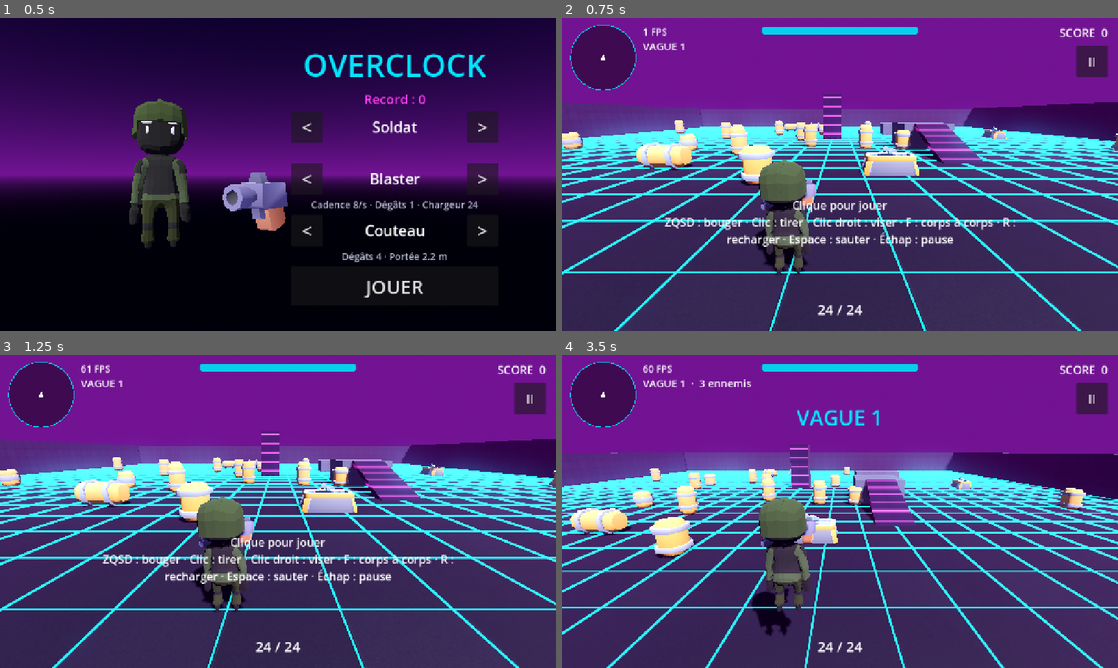
Above: before the commit, frames 1-4 (two rows, left to right).
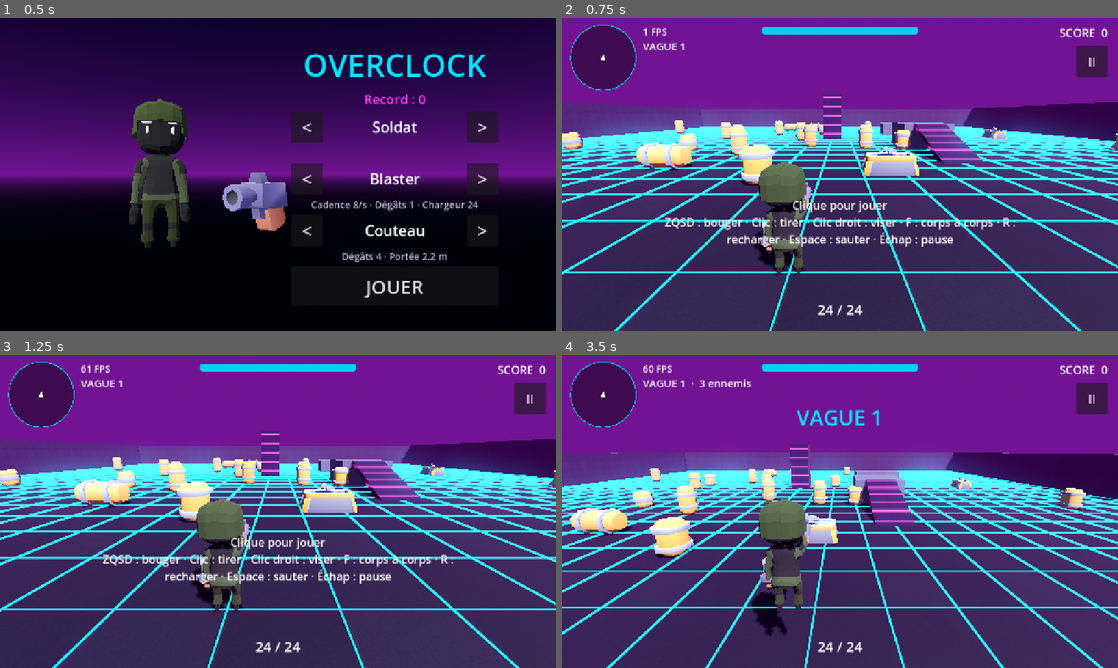
Above: after the commit, the same moments.

Repository: mariusortiz/overclock
Game: Godot game, scene res://scenes/menu.tscn
The game is run twice, just before and just after one commit, with the same random seed, the same clock (stepped at 60 frames per second) and the same inputs.
Inputs (mouse positions are in pixels of both pictures, inside the frame that each line leads up to):
- Up to frame 1 (0.5 s): no input
- Up to frame 2 (0.75 s): click "JOUER" at 0.5 s
- Up to frame 3 (1.25 s): no input
- Up to frame 4 (3.5 s): click "II" at 1.25 s; click "REPRENDRE" at 2 s; tap Enter at 2.75 s; move the mouse to (962, 495) at 2.77 s; hold D (move_right) from 2.78 s (still down); tap F (melee) at 2.85 s; click (962, 495) at 2.92 s; tap Space (jump) at 3.02 s

Frame 1 is identical in both runs. In frame 2, 0.8% of the frame differs, in the area x 34-46%, y 45-82%; in frame 3, 0.8%; in frame 4, 1.0%, in the area x 34-46%, y 45-88%.

Commit message:
Weapons held in hand, spear and mace
- Guns and melee weapons follow the character's hand bones while still
  pointing where the owner aims; standing characters hold an aiming pose
- Spear: long narrow thrust that pierces enemies in a line
- Mace: knocks the enemy back and stuns it briefly (bosses are immune)

Co-Authored-By: Claude Fable 5.2 <noreply@anthropic.com>
Claude-Session: https://claude.ai/code/session_01TMrhLU8C9hMQ3DU14F1G1z

Diff:
--- a/project.godot
+++ b/project.godot
@@ -6,7 +6,7 @@
 [application]
 
 config/name="Overclock"
-config/version="0.12.0"
+config/version="0.13.0"
 run/main_scene="res://scenes/menu.tscn"
 config/features=PackedStringArray("4.5", "Mobile")
 config/icon="res://icon.svg"
--- a/scripts/boss.gd
+++ b/scripts/boss.gd
@@ -51,10 +51,16 @@
 	super()
 	# Monsters fight bare-handed.
 	$Visual/Gun.visible = false
+	_aim_animation = &"idle"
 	if kind == Kind.BRUTE:
 		_attack_animation = &"melee"
 	if kind == Kind.SUMMONER:
 		_shield = _create_shield()
+
+
+## Bosses are too heavy to be pushed around.
+func knockback(_direction: Vector3, _strength: float) -> void:
+	pass
 
 
 func take_damage(amount: int) -> void:
--- a/scripts/character_model.gd
+++ b/scripts/character_model.gd
@@ -11,6 +11,8 @@
 	&"idle": ["Idle", "Flying"],
 	&"walk": ["Walk", "Running", "Flying"],
 	&"shoot": ["Shoot_OneHanded", "Attack"],
+	# Same animation as "shoot", frozen on its first frame: arm stretched out.
+	&"aim": ["Shoot_OneHanded"],
 	&"melee": ["Punch", "Attack2", "Attack"],
 	&"die": ["Defeat", "Death"],
 }
@@ -50,7 +52,22 @@
 	elif _current_action == action:
 		return
 	_current_action = action
-	_animation_player.play(_animations[action], 0.15, speed)
+	if action == &"aim":
+		_animation_player.play(_animations[action], 0.0, 0.0)
+	else:
+		_animation_player.play(_animations[action], 0.15, speed)
+
+
+## Returns a node that follows a bone (for example "Fist.R"), or null if the
+## model has no such bone.
+func get_attachment(bone_name: String) -> Node3D:
+	var skeleton: Skeleton3D = find_child("Skeleton3D", true, false)
+	if skeleton == null or skeleton.find_bone(bone_name) == -1:
+		return null
+	var attachment := BoneAttachment3D.new()
+	attachment.bone_name = bone_name
+	skeleton.add_child(attachment)
+	return attachment
 
 
 func _find_animation(suffix: String) -> StringName:
--- a/scripts/enemy.gd
+++ b/scripts/enemy.gd
@@ -49,6 +49,9 @@
 var _model: CharacterModel
 var _base_scale := Vector3.ONE
 var _attack_animation := &"shoot"
+var _aim_animation := &"aim"
+var _hand: Node3D
+var _stun_left := 0.0
 var _tween: Tween
 var _gravity: float = ProjectSettings.get_setting("physics/3d/default_gravity")
 
@@ -56,6 +59,7 @@
 @onready var _visual: Node3D = $Visual
 @onready var _model_pivot: Node3D = $Visual/ModelPivot
 @onready var _muzzle: Marker3D = $Visual/Muzzle
+@onready var _gun: Node3D = $Visual/Gun
 @onready var _status_orb: MeshInstance3D = $Visual/StatusOrb
 @onready var _shot_sound: AudioStreamPlayer3D = $ShotSound
 @onready var _death_sound: AudioStreamPlayer3D = $DeathSound
@@ -71,6 +75,7 @@
 	_model.target_height = model_height
 	_model.hover_height = model_hover
 	_model_pivot.add_child(_model)
+	_hand = _model.get_attachment("Fist.R")
 	_fire_cooldown = fire_interval
 	_status_material.emission_enabled = true
 	_status_material.emission_energy_multiplier = 2.0
@@ -96,6 +101,15 @@
 		_scale_visual_to(_base_scale, 0.12)
 
 
+## Mace: thrown back, and unable to act for a moment.
+func knockback(direction: Vector3, strength: float) -> void:
+	if _dead:
+		return
+	velocity.x = direction.x * strength
+	velocity.z = direction.z * strength
+	_stun_left = 0.35
+
+
 ## Fire perk: takes `damage_per_tick` twice a second for a few seconds.
 func ignite(damage_per_tick: int) -> void:
 	_burn_left = BURN_DURATION
@@ -136,6 +150,7 @@
 		var to_player := _player.global_position - global_position
 		_face(to_player, delta)
 		if to_player.length() <= attack_range and _has_line_of_sight():
+			animation = _aim_animation
 			_fire_cooldown -= delta * slow
 			if _fire_cooldown <= 0.0:
 				_shoot()
@@ -149,9 +164,17 @@
 	if not _dead and _shoot_animation_left <= 0.0:
 		_model.play(animation)
 
-	velocity.x = move_toward(velocity.x, wanted.x, acceleration * delta)
-	velocity.z = move_toward(velocity.z, wanted.z, acceleration * delta)
+	# While knocked back, the enemy slides to a stop instead of steering.
+	_stun_left -= delta
+	var target_velocity := Vector3.ZERO if _stun_left > 0.0 else wanted
+	velocity.x = move_toward(velocity.x, target_velocity.x, acceleration * delta)
+	velocity.z = move_toward(velocity.z, target_velocity.z, acceleration * delta)
 	move_and_slide()
+
+	# The gun sits in the hand but keeps pointing forward.
+	if _hand:
+		_gun.global_position = _hand.global_position
+		_muzzle.global_position = _gun.global_position - global_basis.z * 0.5 + Vector3.UP * 0.2
 
 
 func _face(to_player: Vector3, delta: float) -> void:
--- a/scripts/loadout.gd
+++ b/scripts/loadout.gd
@@ -54,12 +54,24 @@
 	{
 		"id": "knife", "name": "Couteau", "unlock": 0,
 		"model": "res://assets/models/characters/weapon-sword.glb", "scale": 1.3,
-		"damage": 4, "range": 2.2, "cooldown": 0.5, "sweep": false,
+		"damage": 4, "range": 2.2, "cooldown": 0.5, "sweep": false, "cone": 70.0, "knockback": 0.0,
+	},
+	{
+		# Long thrust that pierces every enemy lined up in front.
+		"id": "spear", "name": "Lance", "unlock": 2000,
+		"model": "res://assets/models/characters/weapon-spear.glb", "scale": 3.6,
+		"damage": 6, "range": 4.5, "cooldown": 0.8, "sweep": true, "cone": 18.0, "knockback": 0.0,
 	},
 	{
 		"id": "axe", "name": "Hache", "unlock": 3000,
 		"model": "res://assets/models/melee/tool-axe-upgraded.glb", "scale": 3.2,
-		"damage": 10, "range": 2.6, "cooldown": 1.1, "sweep": true,
+		"damage": 10, "range": 2.6, "cooldown": 1.1, "sweep": true, "cone": 70.0, "knockback": 0.0,
+	},
+	{
+		# Sends the enemy flying backward.
+		"id": "mace", "name": "Masse", "unlock": 4500,
+		"model": "res://assets/models/melee/tool-hammer-upgraded.glb", "scale": 5.0,
+		"damage": 8, "range": 2.4, "cooldown": 1.0, "sweep": false, "cone": 70.0, "knockback": 12.0,
 	},
 ]
 
--- a/scripts/melee.gd
+++ b/scripts/melee.gd
@@ -1,12 +1,11 @@
 class_name Melee
 extends Node3D
-## Close-range secondary attack (knife, axe). Stats come from a
+## Close-range secondary attack (knife, axe, spear, mace). Stats come from a
 ## Loadout.MELEE entry.
 
 signal swung
 signal hit_confirmed
 
-const CONE_DEG := 70.0
 const SWING_TIME := 0.25
 
 var damage := 4
@@ -14,6 +13,12 @@
 var cooldown := 0.5
 ## True: hits every robot in front. False: only the closest one.
 var sweep := false
+## Half-angle of the area hit, in degrees. Narrow for a thrusting weapon.
+var cone_deg := 70.0
+## Above 0, pushes the targets away with this speed.
+var knockback := 0.0
+## When set, the weapon is held at this node (the character's hand).
+var hand: Node3D
 var damage_multiplier := 1
 
 var _cooldown_left := 0.0
@@ -27,9 +32,16 @@
 	attack_range = data.range
 	cooldown = data.cooldown
 	sweep = data.sweep
+	cone_deg = data.cone
+	knockback = data.knockback
 	var model: Node3D = load(data.model).instantiate()
 	model.scale = Vector3.ONE * data.scale
 	_model_pivot.add_child(model)
+
+
+func _process(_delta: float) -> void:
+	if hand:
+		_model_pivot.global_position = hand.global_position
 
 
 func _physics_process(delta: float) -> void:
@@ -52,6 +64,10 @@
 		targets = [targets[0]]
 	for target: Node3D in targets:
 		target.take_damage(damage * damage_multiplier)
+		if knockback > 0.0:
+			var away := target.global_position - global_position
+			away.y = 0.0
+			target.knockback(away.normalized(), knockback)
 	_hit_sound.play()
 	hit_confirmed.emit()
 
@@ -64,7 +80,7 @@
 	for target: Node3D in get_tree().get_nodes_in_group("targets"):
 		var to_target: Vector3 = target.get_aim_position() - origin
 		to_target.y = 0.0
-		if to_target.length() <= attack_range and forward.angle_to(to_target) <= deg_to_rad(CONE_DEG):
+		if to_target.length() <= attack_range and forward.angle_to(to_target) <= deg_to_rad(cone_deg):
 			found.append(target)
 	found.sort_custom(func(a: Node3D, b: Node3D) -> bool:
 		return origin.distance_squared_to(a.global_position) < origin.distance_squared_to(b.global_position))
--- a/scripts/player.gd
+++ b/scripts/player.gd
@@ -50,6 +50,8 @@
 	_model_pivot.add_child(_model)
 	weapon.setup(Loadout.selected_weapon(), perks)
 	melee.setup(Loadout.selected_melee())
+	weapon.hand = _model.get_attachment("Fist.R")
+	melee.hand = _model.get_attachment("Fist.L")
 	melee.swung.connect(_on_melee_swung)
 	_spring_arm.add_excluded_object(get_rid())
 	_spring_arm.rotation.x = deg_to_rad(-15.0)
@@ -161,7 +163,7 @@
 	if is_on_floor() and Vector2(velocity.x, velocity.z).length() > 0.5:
 		_model.play(&"walk", false, WALK_ANIMATION_SPEED)
 	else:
-		_model.play(&"idle")
+		_model.play(&"aim")
 
 
 func _die() -> void:
--- a/scripts/weapon.gd
+++ b/scripts/weapon.gd
@@ -28,9 +28,12 @@
 var damage_multiplier := 1
 ## Perk.Type -> level, shared with the player.
 var perks := {}
+## When set, the gun is held at this node (the character's hand).
+var hand: Node3D
 
 var _cooldown := 0.0
 var _reloading := false
+var _muzzle_offset := Vector3.ZERO
 var _use_aim_assist := DisplayServer.is_touchscreen_available()
 var _tracer_mesh := BoxMesh.new()
 var _lightning_mesh := BoxMesh.new()
@@ -69,7 +72,8 @@
 	# Kenney models point toward +Z: turn them around.
 	model.transform = Transform3D(Basis.from_scale(Vector3(-size, size, -size)), data.offset)
 	_model_pivot.add_child(model)
-	_muzzle.position = data.muzzle
+	_muzzle_offset = data.muzzle
+	_muzzle.position = _muzzle_offset
 
 	ammo = get_magazine_size()
 	ammo_changed.emit(ammo, get_magazine_size(), false)
@@ -84,6 +88,13 @@
 	if not _reloading:
 		ammo = get_magazine_size()
 		ammo_changed.emit(ammo, get_magazine_size(), false)
+
+
+func _process(_delta: float) -> void:
+	# The gun sits in the hand but keeps pointing where the player aims.
+	if hand:
+		_model_pivot.global_position = hand.global_position
+		_muzzle.position = _model_pivot.position + _muzzle_offset
 
 
 func _physics_process(delta: float) -> void:
Binary file added: assets/models/characters/weapon-spear.glb
Binary file added: assets/models/melee/tool-hammer-upgraded.glb
Not shown, changed: export_presets.cfg
Not shown, changed: CREDITS.md
